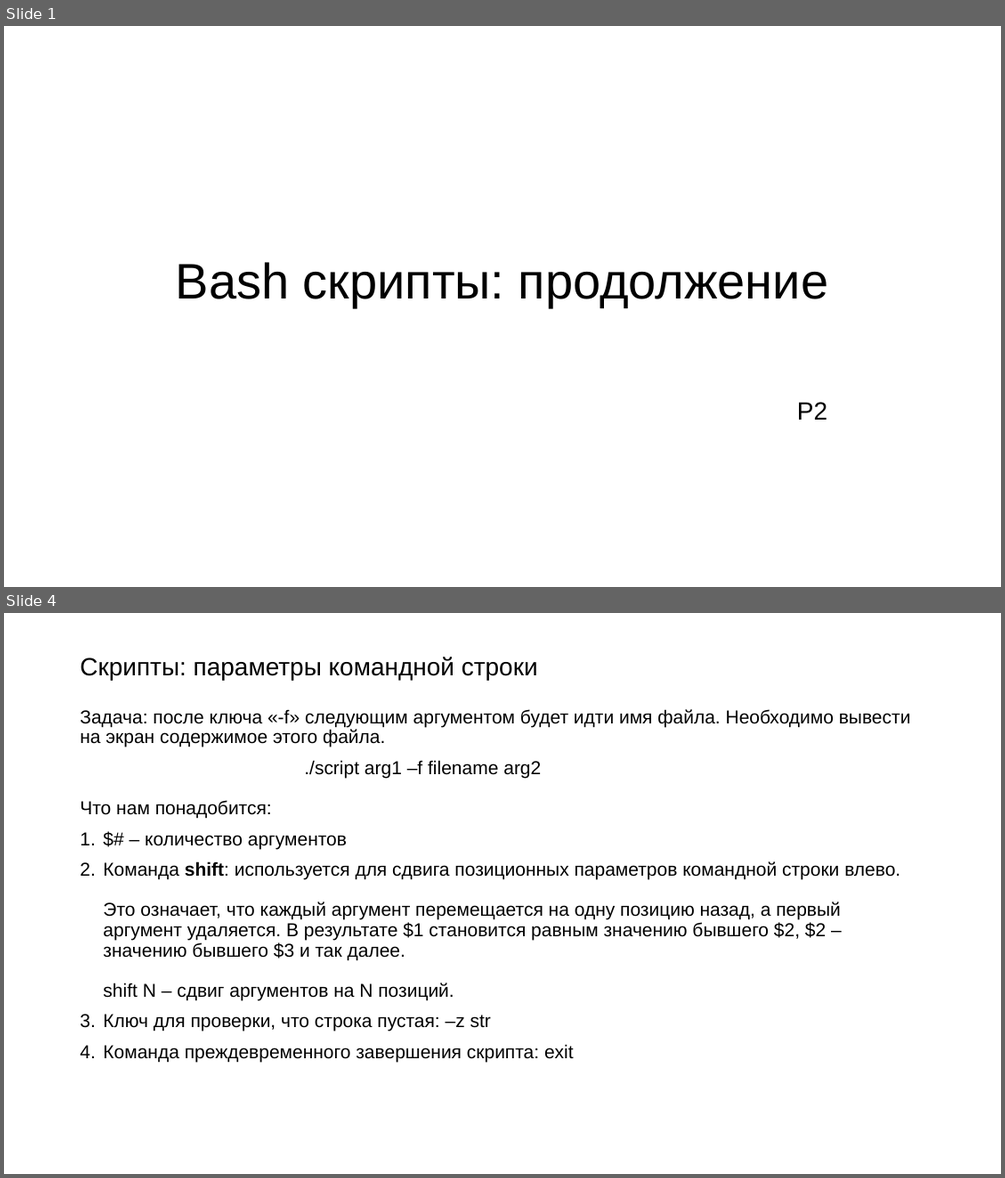
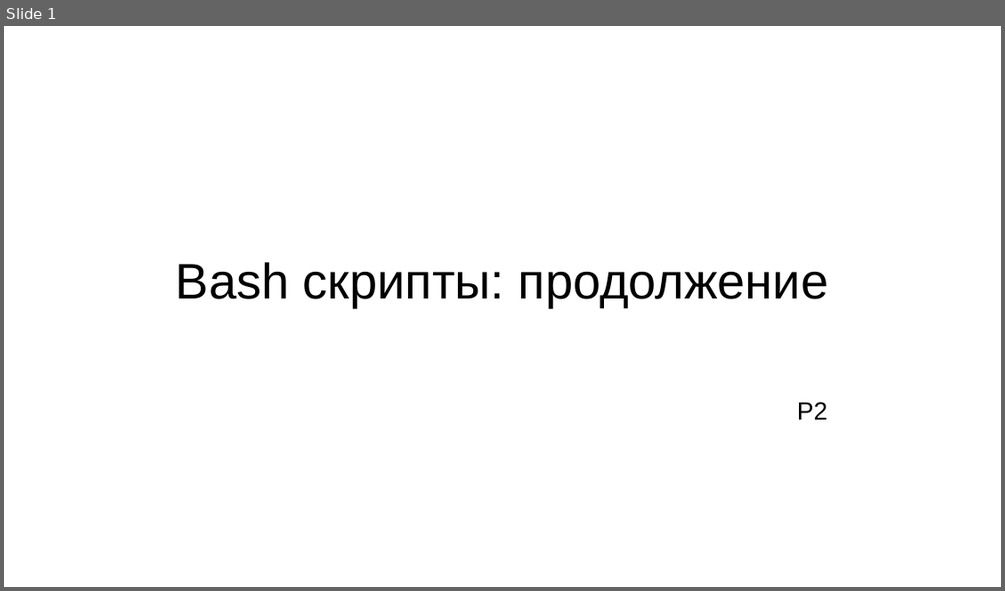
Before and after one commit to Rudeigin/OI, a slide deck: 3 лекция/Баш продолжение.pptx. Shown one above the other, each under a label of ours: slides 1 and 4 before the commit, slide 1 after it; the slides between them are not shown. The pictures are 1005x1178 and 1005x591 pixels, drawn with LibreOffice and Linux fonts; fonts in the diff are those of the drawing. Boxes give left, top, right and bottom in pixels: in the first picture for what was removed or moved away, otherwise in the second. Text is boxed around its words. In the diff, an @@ line names an element or a change of style, - is before the commit and + after.

```diff
--- a/3 лекция/Баш продолжение.pptx
+++ b/3 лекция/Баш продолжение.pptx
@@ slide 4 removed at [4,613,1001,1174], background #FFFFFF @@
@@ title removed at [80,657,538,681] @@
-Скрипты: параметры командной строки
@@ text removed at [80,709,911,1062] @@
-Задача: после ключа «-f» следующим аргументом будет идти имя файла. Необходимо вывести на экран содержимое этого файла.
-./script arg1 –f filename arg2
-Что нам понадобится:
-1. $# – количество аргументов
-2. Команда shift: используется для сдвига позиционных параметров командной строки влево.
-   Это означает, что каждый аргумент перемещается на одну позицию назад, а первый аргумент удаляется. В результате $1 становится равным значению бывшего $2, $2 – значению бывшего $3 и так далее.
-   shift N – сдвиг аргументов на N позиций.
-3. Ключ для проверки, что строка пустая: –z str
-4. Команда преждевременного завершения скрипта: exit
```
Also in this commit, not shown: 2 slides changed, 18 slides added, 1 other slide removed, 2 other files.
